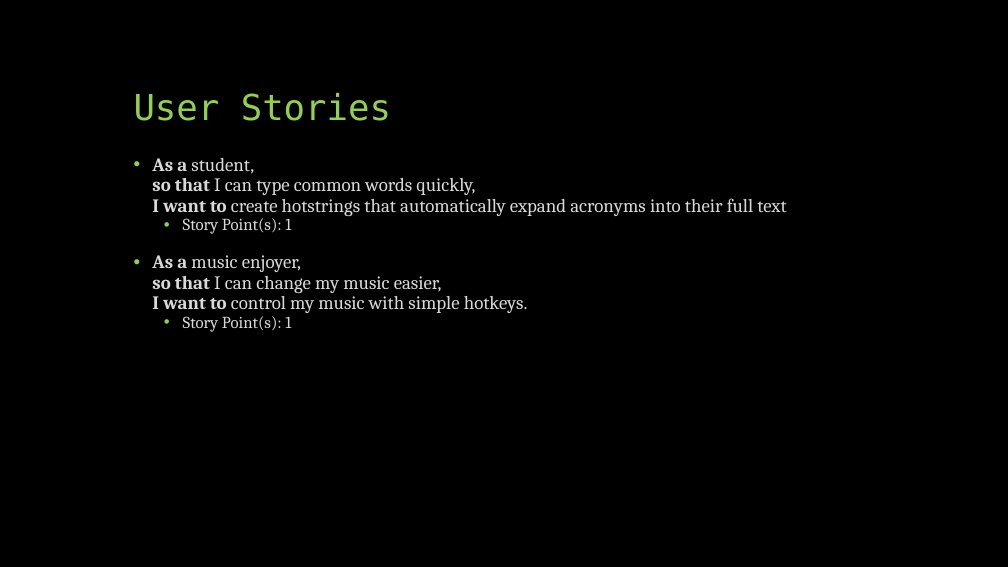
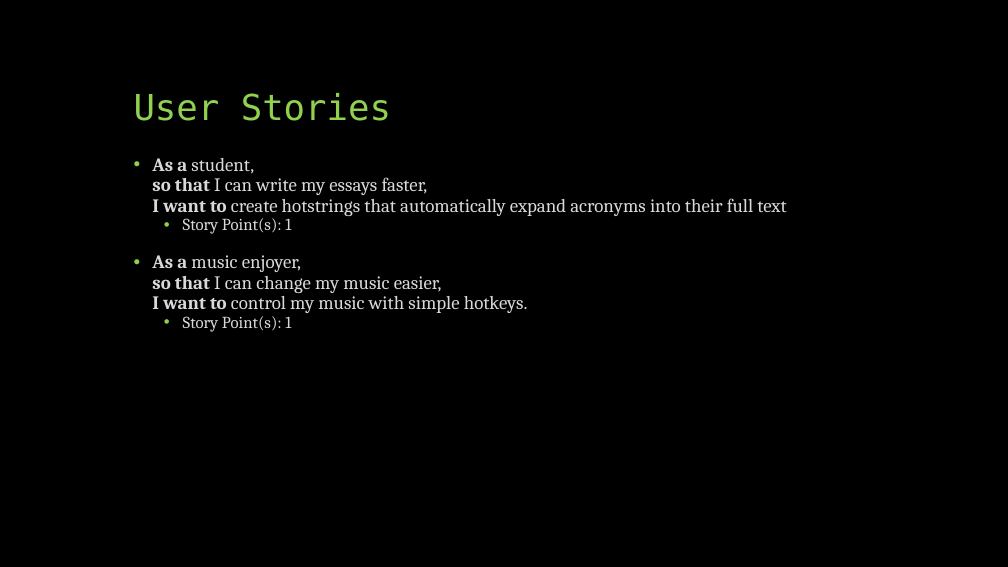
Before and after one commit to CS341-Group-2/sprint-1-presentation, a slide deck: slide 5 of Group 2 Introductory Presentation.pptx. Drawn at 1008x567 pixels with LibreOffice and Linux fonts; fonts in the diff are those of the drawing. Boxes give left, top, right and bottom in pixels: in the first picture for what was removed or moved away, otherwise in the second. Text is boxed around its words. In the diff, an @@ line names an element or a change of style, - is before the commit and + after.

```diff
--- a/Group 2 Introductory Presentation.pptx
+++ b/Group 2 Introductory Presentation.pptx
@@ text at (152,158,786,216): text changed @@
-• As a student,
-  so that I can type common words quickly,
-  I want to create hotstrings that automatically expand acronyms into their full text
+• As a student,
+  so that I can write my essays faster,
+  I want to create hotstrings that automatically expand acronyms into their full text
```
Also in this commit, not shown: 3 other slides changed.
